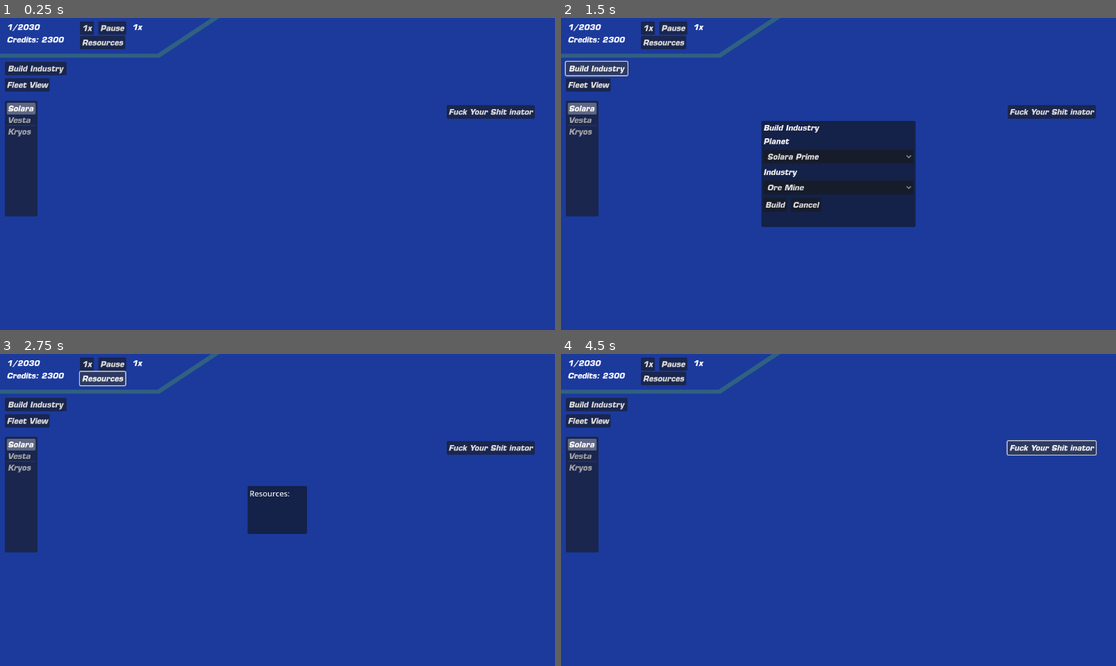
Above: before the commit, frames 1-4 (two rows, left to right).
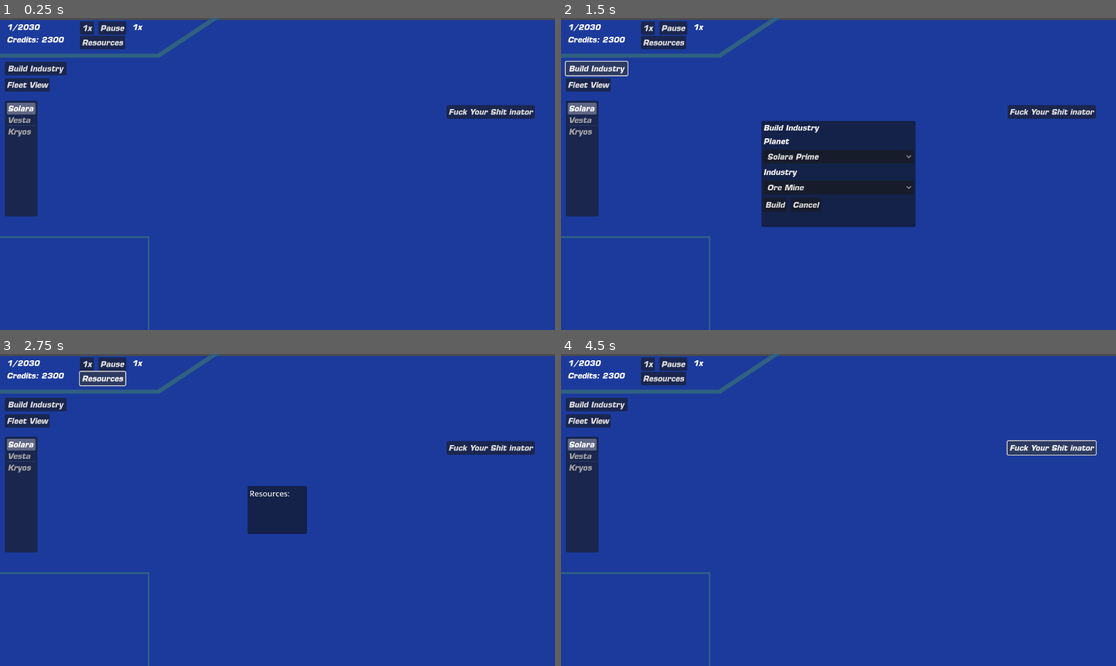
Above: after the commit, the same moments.

Repository: superintendent2521/Solara
Game: Godot game, scene res://scenes/main.tscn
The game is run twice, just before and just after one commit, with the same random seed, the same clock (stepped at 60 frames per second) and the same inputs.
Inputs:
- Up to frame 1 (0.25 s): no input
- Up to frame 2 (1.5 s): click "1x" at 0.5 s; click "Build Industry" at 1.25 s
- Up to frame 3 (2.75 s): click "Resources" at 2 s
- Up to frame 4 (4.5 s): click "Fleet View" at 2.75 s; click "Home" at 3.5 s; click "Fuck Your Shit inator" at 4.25 s

The runs differ from the first frame. In frame 1, 0.9% of the frame differs, in the area x 0-100%, y 0-100%; in frame 2, 0.9%; in frame 3, 0.9%; in frame 4, 0.9%.

Commit message:
ability to get industry per planet

Diff:
--- a/Scripts/main.gd
+++ b/Scripts/main.gd
@@ -136,12 +136,6 @@
 
 
 
-	var industry = _get_industry()
-	if industry != null:
-		industry.process_month()
-		update_resoucre_box()
-		print("Ore: " + str(industry.get_resource("ore")))
-		_print_industries_by_planet(industry)
 
 	update_ui()
 
@@ -280,3 +274,39 @@
 func _on_fuck_your_shit_inator_pressed():
 	GameData.reset_save()
 	pass # Replace with function body.
+
+
+func _on_planet_list_item_clicked(index, _at_position, _mouse_button_index):
+	var industry = _get_industry()
+	print(index)
+	var planet = PLANETS[index]
+	print(planet)
+	var planet_id = str(planet["id"])
+	var planet_name = str(planet["name"])
+	var buildings = industry.get_buildings()
+
+	print("Industry on " + planet_name + ":")
+
+	var found_any = false
+	for building_id in buildings:
+		var building = buildings[building_id]
+		var metadata = building.get("metadata", {})
+
+		if typeof(metadata) != TYPE_DICTIONARY:
+			continue
+
+		if str(metadata.get("planet_id", "")) != planet_id:
+			continue
+
+		var building_type = industry.get_building_type(str(building.get("type_id", "")))
+		var display_name = str(building_type.get("display_name", building.get("type_id", "")))
+		var count = int(building.get("count", 1))
+		var active = bool(building.get("active", true))
+
+		print("- " + display_name + " x" + str(count) + " active=" + str(active))
+		found_any = true
+
+	if not found_any:
+		print("- No industry")
+
+	pass
--- a/scenes/main.tscn
+++ b/scenes/main.tscn
@@ -1,8 +1,9 @@
-[gd_scene load_steps=6 format=3 uid="uid://c2acpgnu3ccfq"]
+[gd_scene load_steps=7 format=3 uid="uid://c2acpgnu3ccfq"]
 
 [ext_resource type="Script" uid="uid://b8hu6saymrje5" path="res://Scripts/main.gd" id="1_o5qli"]
 [ext_resource type="FontFile" uid="uid://c2r3m6ngu5gvo" path="res://Assets/Eurostile Bold Oblique.otf" id="2_0wfyh"]
 [ext_resource type="Texture2D" uid="uid://d2fo2ghivqncm" path="res://Assets/Sprite-0001.png" id="3_sugp2"]
+[ext_resource type="Texture2D" uid="uid://chfietfginiik" path="res://Assets/Sprite-0002.png" id="4_jyhfs"]
 
 [sub_resource type="Theme" id="Theme_sugp2"]
 default_font = ExtResource("2_0wfyh")
@@ -17,10 +18,9 @@
 position = Vector2(577, 320)
 
 [node name="ColorRect" type="ColorRect" parent="."]
-offset_left = -19.0
-offset_top = -4.0
-offset_right = 1184.0
-offset_bottom = 653.0
+offset_left = -11.0
+offset_right = 1192.0
+offset_bottom = 657.0
 color = Color(0.105882, 0.227451, 0.611765, 1)
 metadata/_edit_use_anchors_ = true
 
@@ -131,6 +131,11 @@
 text = "Fuck Your Shit inator
 "
 
+[node name="Sprite-0002" type="Sprite2D" parent="UI/HUD"]
+position = Vector2(-2.5, 554)
+scale = Vector2(0.650391, 0.429688)
+texture = ExtResource("4_jyhfs")
+
 [node name="IndustryBuildPopup" type="PopupPanel" parent="UI"]
 title = "Build Industry"
 position = Vector2i(432, 251)
@@ -193,6 +198,7 @@
 
 [connection signal="pressed" from="UI/HUD/PauseButton" to="." method="_on_pause_button_pressed"]
 [connection signal="pressed" from="UI/HUD/Speed1Button" to="." method="_on_speed_1_button_pressed"]
+[connection signal="item_clicked" from="UI/HUD/Planet List" to="." method="_on_planet_list_item_clicked"]
 [connection signal="pressed" from="UI/HUD/IndustryTest" to="." method="_on_industry_test_pressed"]
 [connection signal="pressed" from="UI/HUD/ResourceDisplay" to="." method="_on_resource_display_pressed"]
 [connection signal="pressed" from="UI/HUD/FleetView" to="." method="_on_fleet_view_pressed"]
Binary file added: Assets/Sprite-0002.png
Not shown, added: Assets/Sprite-0002.png.import
Binary file added: Assets/Sprite-0003.png
Not shown, added: Assets/Sprite-0003.png.import
